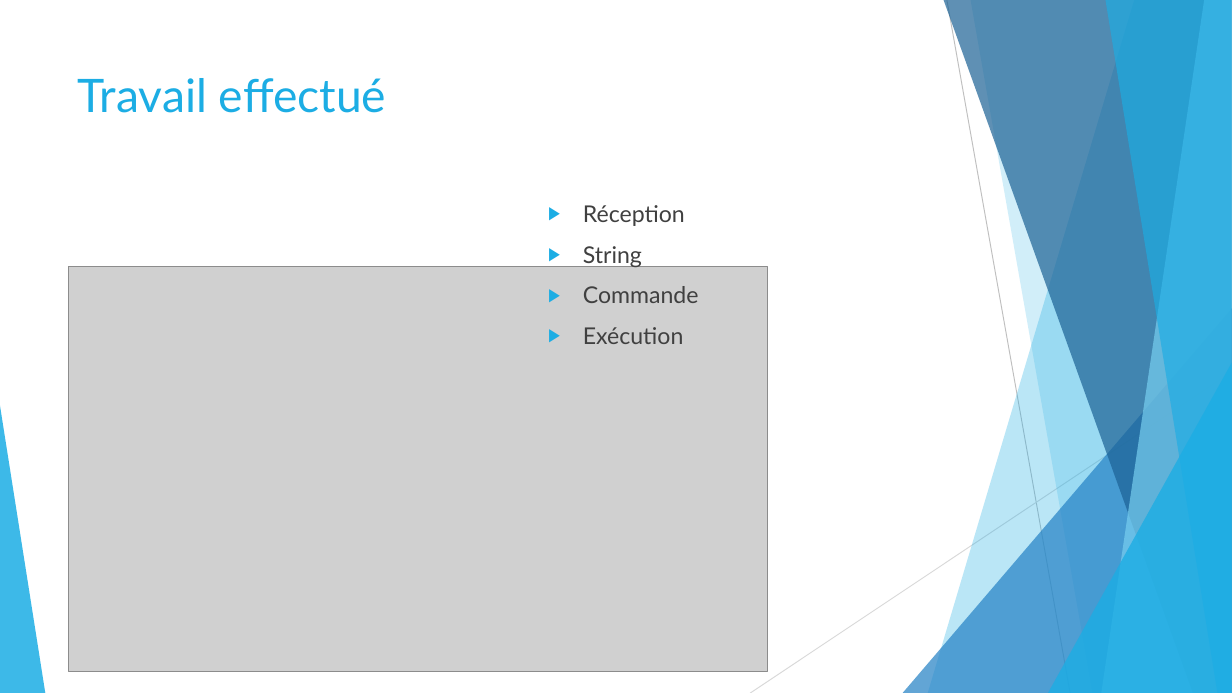
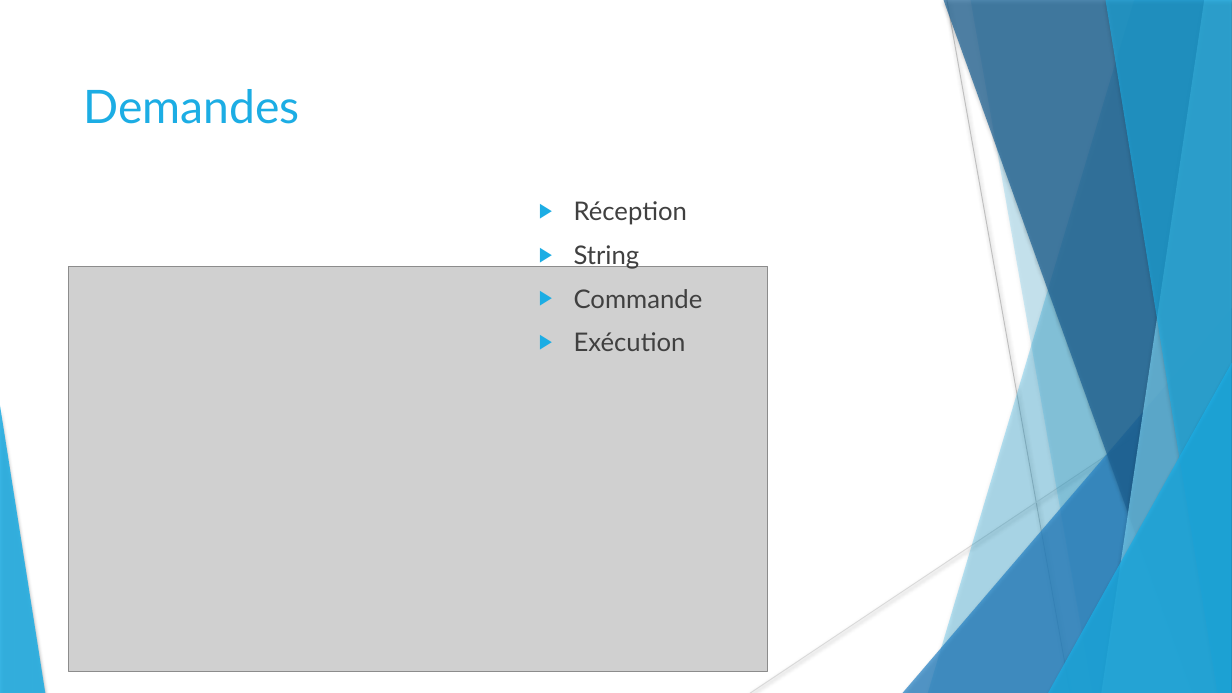
Before and after one commit to stany24/Imepro, a slide deck: slide 28 of Planification/Imepro.pptx (slide 27 before the commit). Drawn at 1232x693 pixels with LibreOffice and Linux fonts; fonts in the diff are those of the drawing; grey boxes stand for pictures. Boxes give left, top, right and bottom in pixels: in the first picture for what was removed or moved away, otherwise in the second. Text is boxed around its words. In the diff, an @@ line names an element or a change of style, - is before the commit and + after.

```diff
--- a/Planification/Imepro.pptx
+++ b/Planification/Imepro.pptx
@@ freeform shape at (x1=970, y1=0, x2=1232, y2=693): shadow on; outline redrawn @@
@@ title removed at (x1=78, y1=78, x2=386, y2=113) @@
-Travail effectué
@@ text added at (x1=84, y1=89, x2=300, y2=124), 36 pt, text #1CADE4 @@
+Demandes
@@ text "Réception" at (x1=574, y1=201, x2=703, y2=351): size 18 to 20 pt @@
@@ shadow on in 7 elements at (x1=928, y1=0, x2=1232, y2=693), (x1=903, y1=308, x2=1232, y2=693), (x1=944, y1=0, x2=1232, y2=693), (x1=1102, y1=0, x2=1232, y2=693), (x1=1105, y1=0, x2=1232, y2=693), (x1=1048, y1=363, x2=1232, y2=693), (x1=0, y1=406, x2=45, y2=693) @@
```
Also in this commit, not shown: 27 other slides changed, 5 slides added, 1 slide removed, 1 other file.
